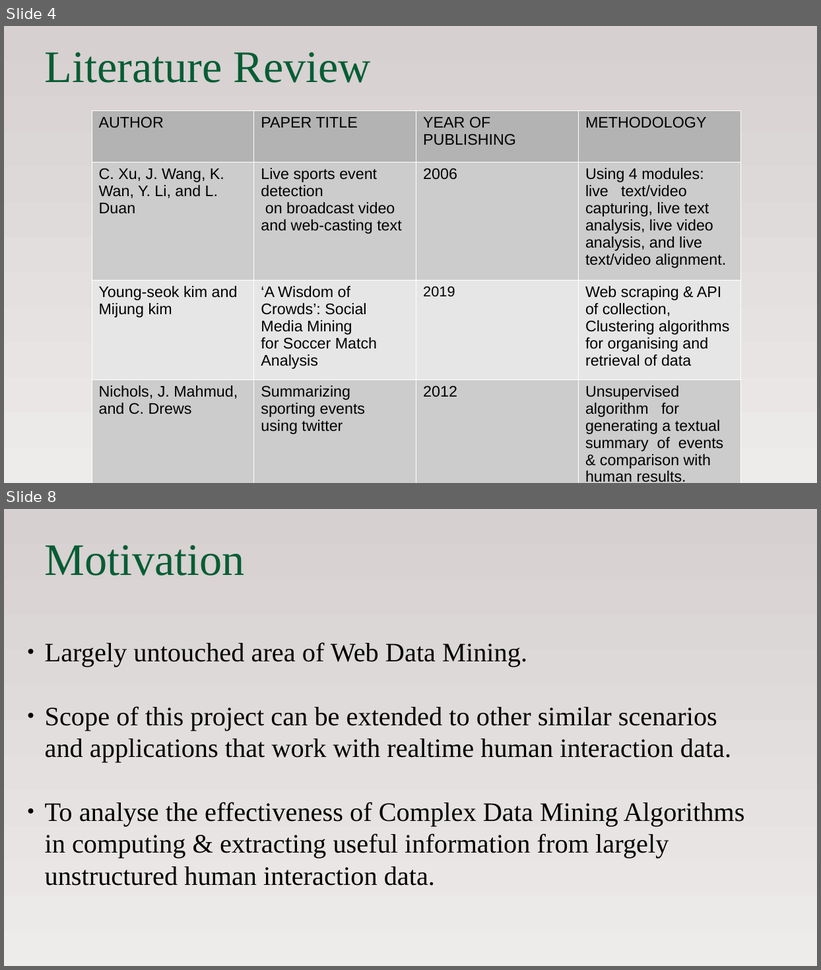
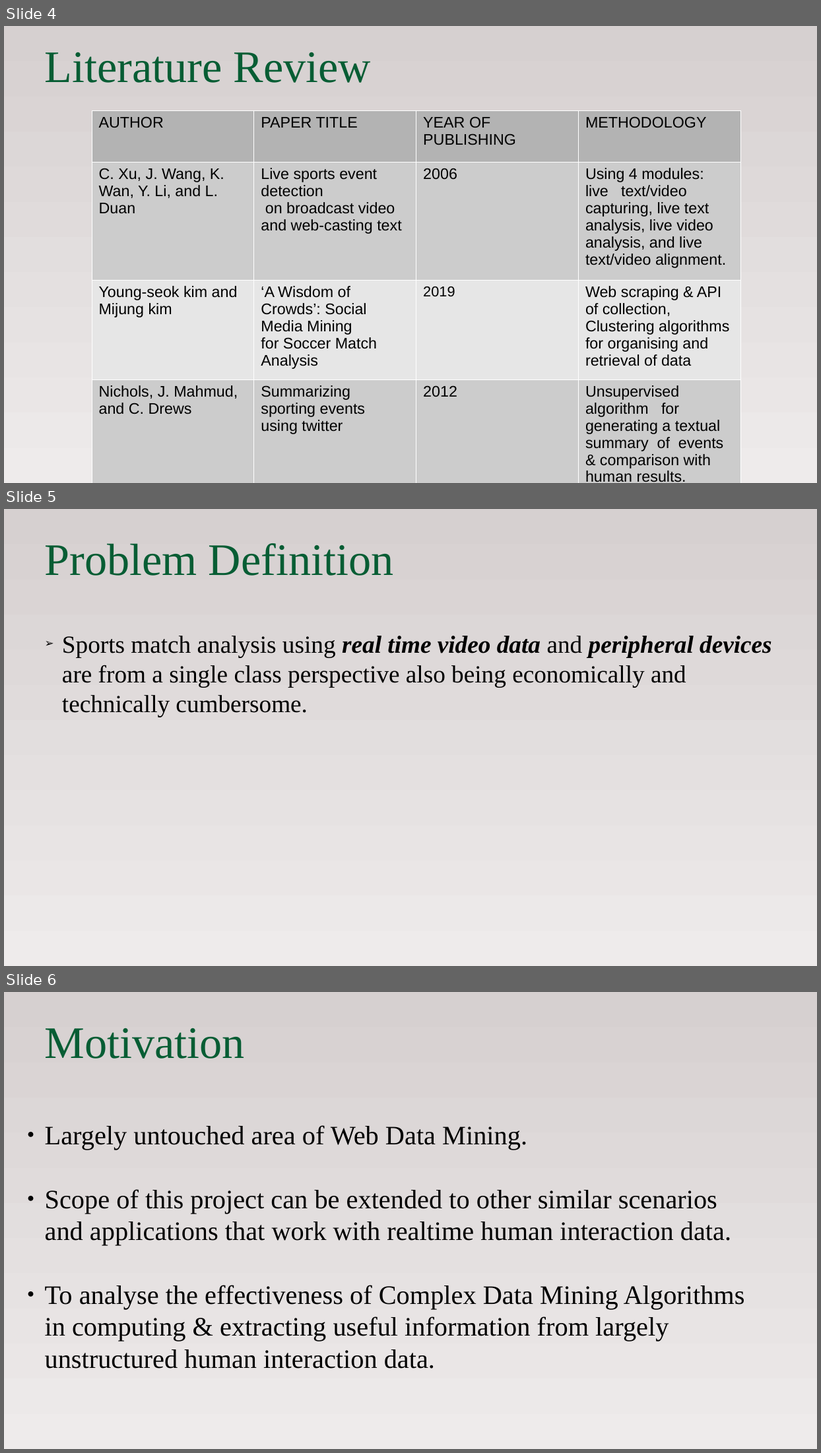
Before and after one commit to alfinwilliam/Sports-Match-Analysis-using-Social-Media-Mining, a slide deck: docs/projectppt.odp. Shown one above the other, each under a label of ours: slides 4 and 8 before the commit, slides 4, 5 and 6 after it; the slides between them are not shown. The pictures are 821x970 and 821x1453 pixels, drawn with LibreOffice and Linux fonts; fonts in the diff are those of the drawing. Boxes give left, top, right and bottom in pixels: in the first picture for what was removed or moved away, otherwise in the second. Text is boxed around its words. In the diff, an @@ line names an element or a change of style, - is before the commit and + after.

```diff
--- a/docs/projectppt.odp
+++ b/docs/projectppt.odp
@@ slide 5 added at (4, 509, 817, 966), background gradient #D6D0D0 to #EEEBEB @@
@@ title added at (45, 543, 393, 576), 44 pt, text #075D34 @@
+Problem Definition
@@ subtitle added at (62, 636, 772, 717), 24 pt, text #000000 @@
+➢ Sports match analysis using real time video data and peripheral devices are from a single class perspective also being economically and technically cumbersome.
@@ what was slide 8 is now slide 6 @@
```
Also in this commit, not shown: 3 slides changed, 3 slides removed, 13 other files.
